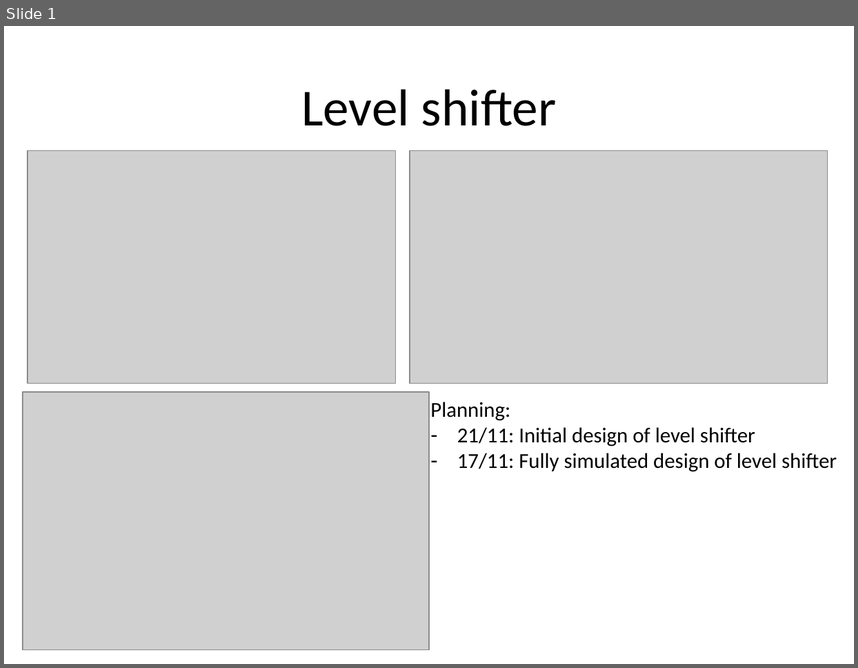
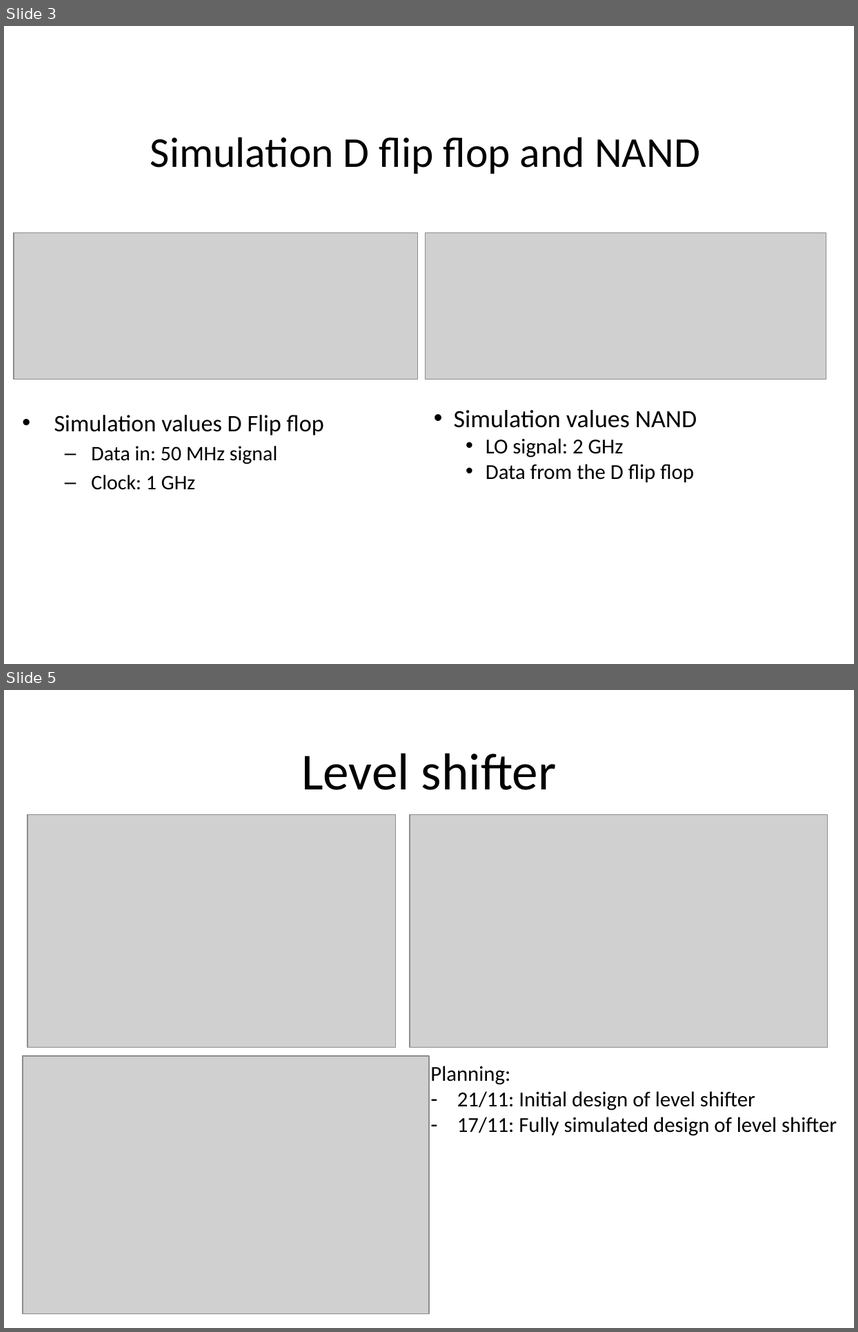
Before and after one commit to MHattink/Power-Mixing-DAC-Report, a slide deck: 2015-11-10 Meeting Radulov/Slides - main.pptx. Shown one above the other, each under a label of ours: slide 1 before the commit, slides 3 and 5 after it; the slides between them are not shown. The pictures are 858x668 and 858x1332 pixels, drawn with LibreOffice and Linux fonts; fonts in the diff are those of the drawing; grey boxes stand for pictures. Boxes give left, top, right and bottom in pixels: in the first picture for what was removed or moved away, otherwise in the second. Text is boxed around its words. In the diff, an @@ line names an element or a change of style, - is before the commit and + after.

Commit message:
Added slides
Added slides about the schematic and simulations of the D flip flop ,
NAND and inverter

```diff
--- a/2015-11-10 Meeting Radulov/Slides - main.pptx
+++ b/2015-11-10 Meeting Radulov/Slides - main.pptx
@@ slide 3 added at [4,26,854,664], background #FFFFFF @@
@@ title added at [150,137,700,174], 36 pt, text #000000 @@
+Simulation D flip flop and NAND
@@ picture added at [14,232,417,379] @@
@@ picture added at [426,232,827,380] @@
@@ text added at [54,414,324,490], 17.5 pt, text #000000 @@
+• Simulation values D Flip flop
+  – Data in: 50 MHz signal
+  – Clock: 1 GHz
@@ text added at [454,410,697,482], 18 pt, text #000000 @@
+• Simulation values NAND
+  • LO signal: 2 GHz
+  • Data from the D flip flop
@@ what was slide 1 is now slide 5 @@
```
Also in this commit, not shown: 3 other slides added.
